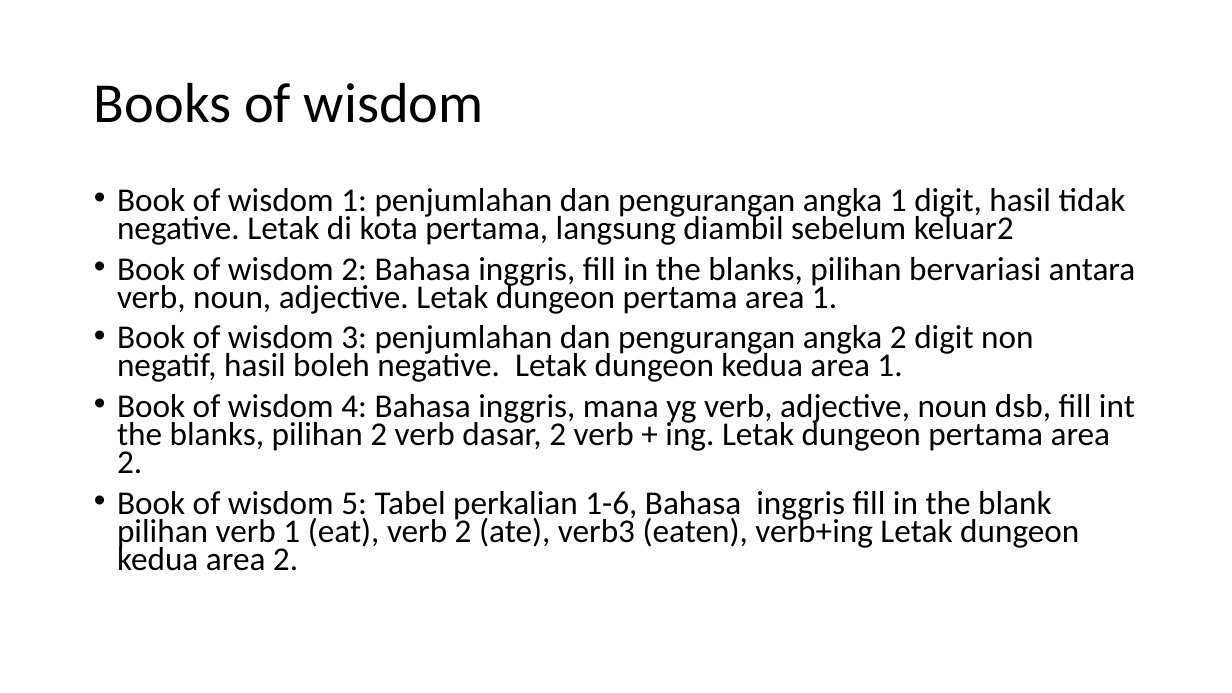
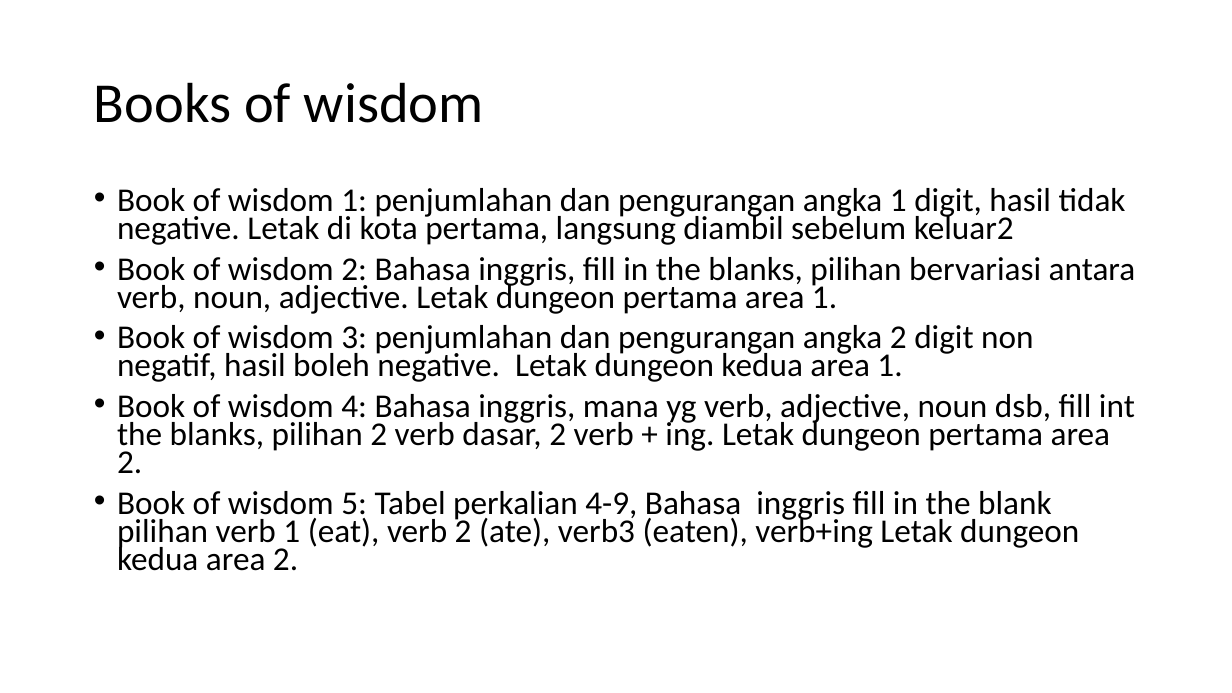
Before and after one commit to nawamkihafahd/PowerOfWisdom, a slide deck: slide 2 of Konsep.pptx. Drawn at 1232x693 pixels with LibreOffice and Linux fonts; fonts in the diff are those of the drawing. Boxes give left, top, right and bottom in pixels: in the first picture for what was removed or moved away, otherwise in the second. Text is boxed around its words. In the diff, an @@ line names an element or a change of style, - is before the commit and + after.

```diff
--- a/Konsep.pptx
+++ b/Konsep.pptx
@@ text at bbox=[117, 491, 1079, 571]: text changed @@
-• Book of wisdom 5: Tabel perkalian 1-6, Bahasa inggris fill in the blank pilihan verb 1 (eat), verb 2 (ate), verb3 (eaten), verb+ing Letak dungeon kedua area 2.
+• Book of wisdom 5: Tabel perkalian 4-9, Bahasa inggris fill in the blank pilihan verb 1 (eat), verb 2 (ate), verb3 (eaten), verb+ing Letak dungeon kedua area 2.
```
Also in this commit, not shown: 26 slides added, 1 other file.
